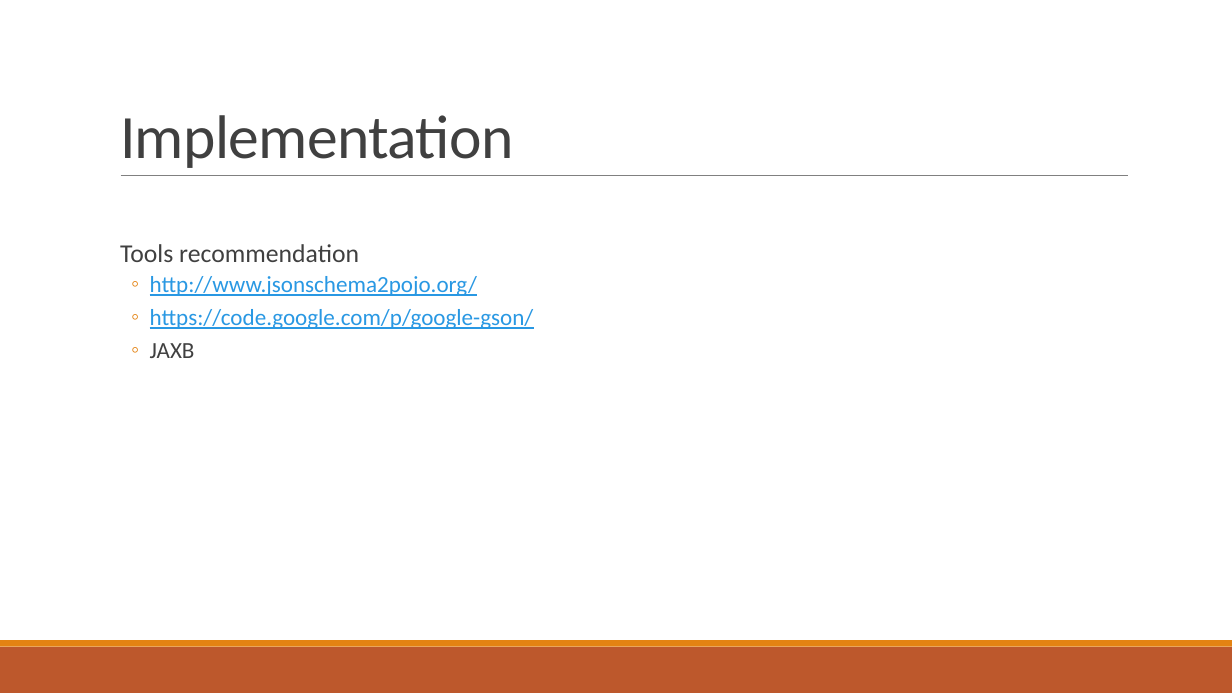
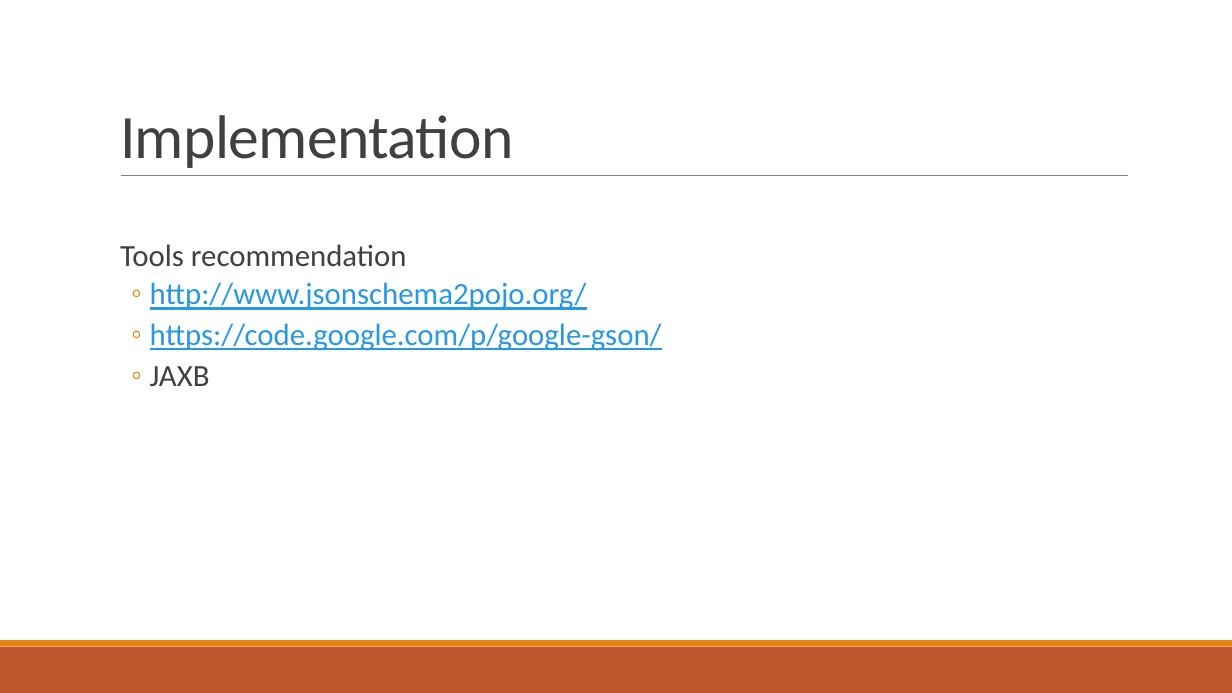
Before and after one commit to tjulinfan-zz/YBandMB_SOA, a slide deck: slide 5 of Presentation.pptx (slide 7 before the commit). Drawn at 1232x693 pixels with LibreOffice and Linux fonts; fonts in the diff are those of the drawing. Boxes give left, top, right and bottom in pixels: in the first picture for what was removed or moved away, otherwise in the second. Text is boxed around its words. In the diff, an @@ line names an element or a change of style, - is before the commit and + after.

```diff
--- a/Presentation.pptx
+++ b/Presentation.pptx
@@ text "Tools recommendation" at [120, 244, 662, 386]: size 20 to 24 pt in "Tools recommendation"; size 18 to 24 pt in "http://www.jsonschema2pojo.org/", "https://code.google.com/p/google-gson/", "JAXB" @@
```
Also in this commit, not shown: 2 other files.
